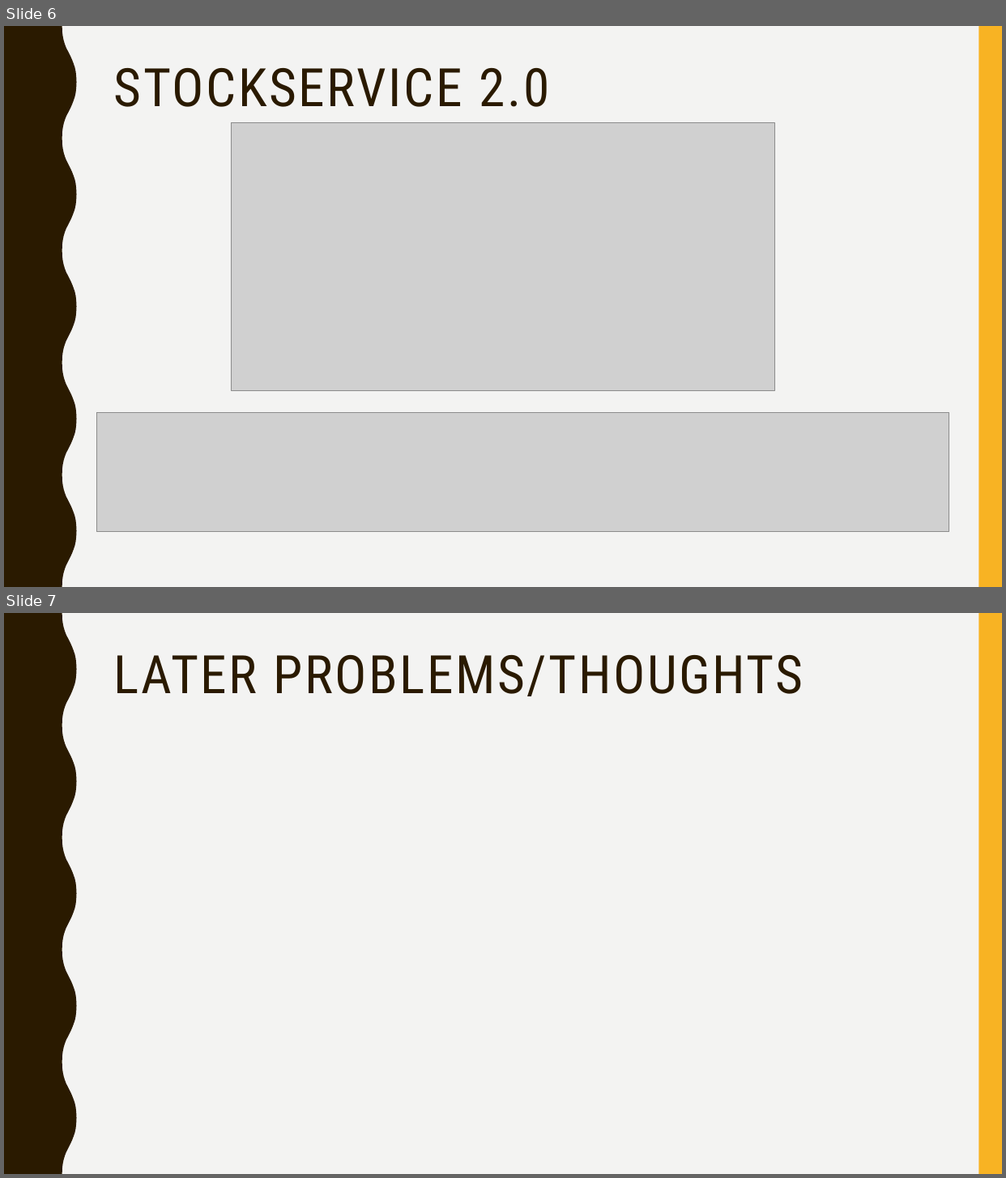
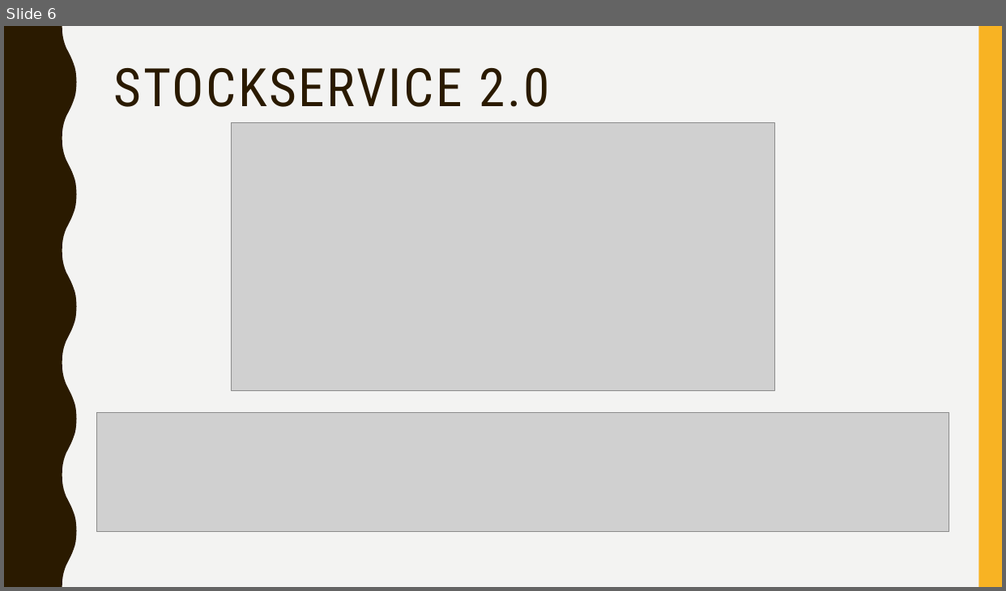
Before and after one commit to Exopi-Talent-Academy/PizzaSolutionRebekka, a slide deck: PizzaSolution Presentation.pptx. Shown one above the other, each under a label of ours: slides 6 and 7 before the commit, slide 6 after it. The pictures are 1006x1178 and 1006x591 pixels, drawn with LibreOffice and Linux fonts; fonts in the diff are those of the drawing; grey boxes stand for pictures. Boxes give left, top, right and bottom in pixels: in the first picture for what was removed or moved away, otherwise in the second. Text is boxed around its words. In the diff, an @@ line names an element or a change of style, - is before the commit and + after.

```diff
--- a/PizzaSolution Presentation.pptx
+++ b/PizzaSolution Presentation.pptx
@@ slide 7 removed at bbox=[4, 613, 1002, 1174], background #F3F3F2; not listed: 2 template elements that a slide beside it also shows @@
@@ title removed at bbox=[114, 655, 803, 696] @@
-LATER PROBLEMS/THOUGHTS
```
Also in this commit, not shown: 1 slide changed, 4 slides added, 1 other slide removed, 1 other file.
